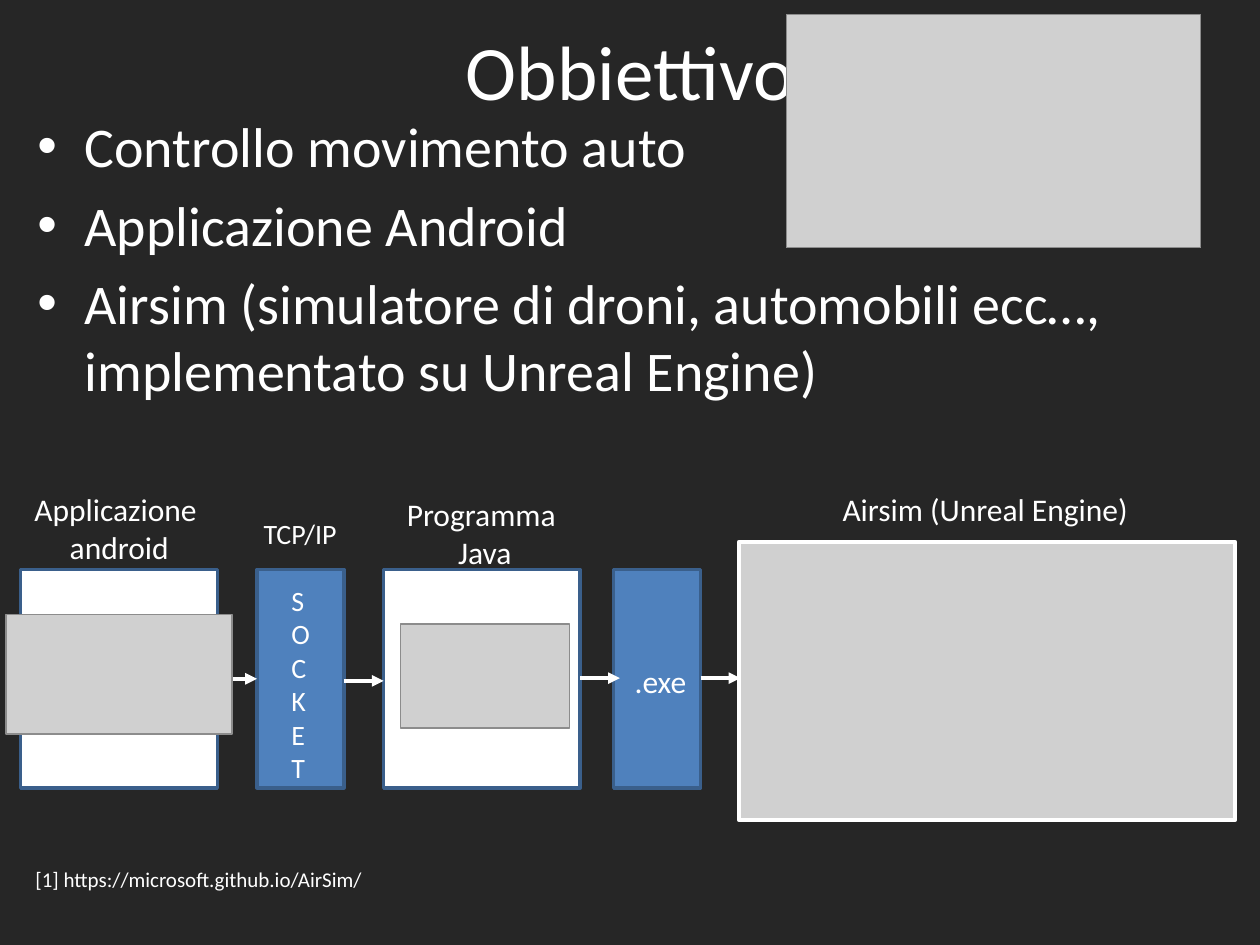
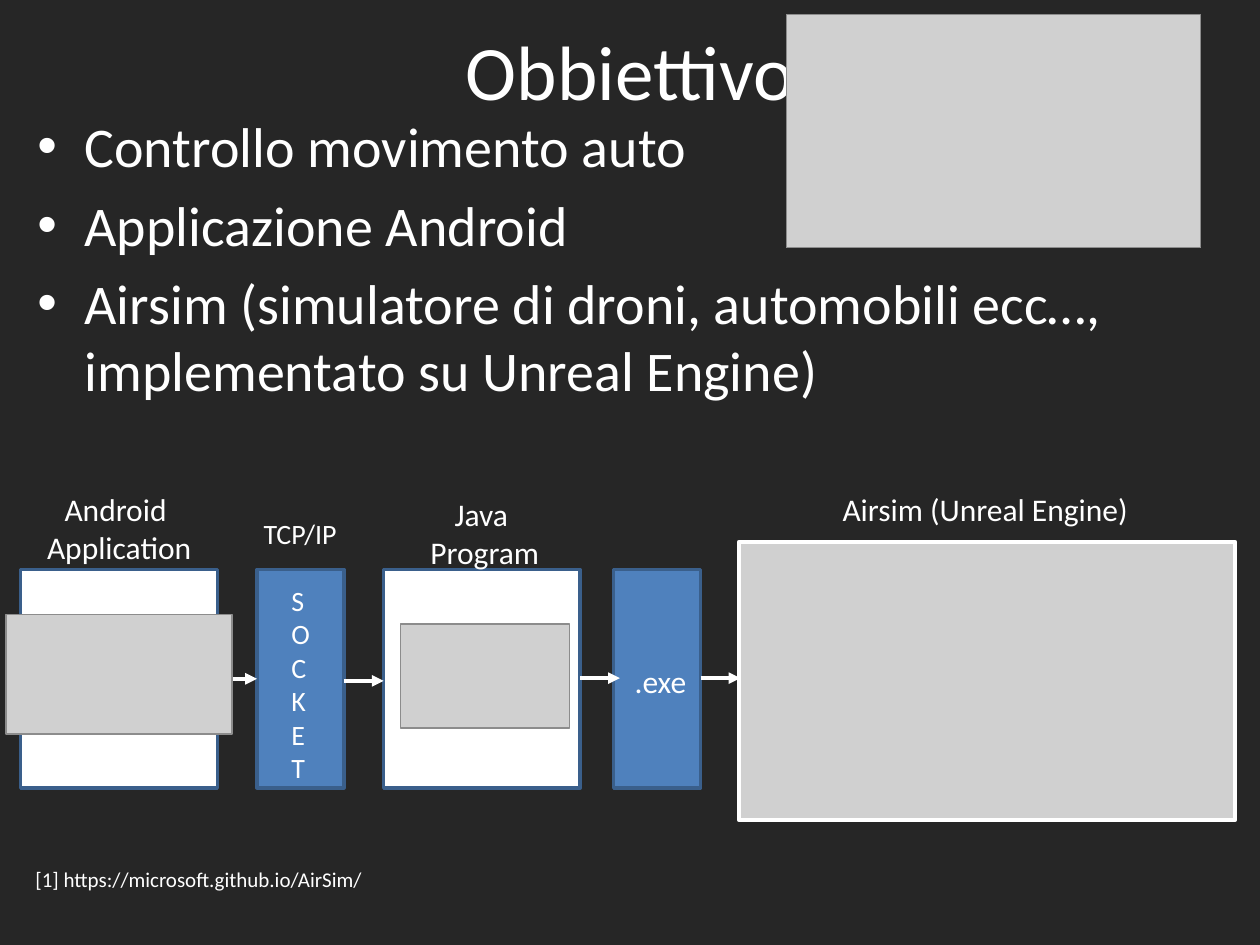
Before and after one commit to ETS-Android1/AirSim_Control_Car, a slide deck: slide 2 of presentazione.pptx. Drawn at 1260x945 pixels with LibreOffice and Linux fonts; fonts in the diff are those of the drawing; grey boxes stand for pictures. Boxes give left, top, right and bottom in pixels: in the first picture for what was removed or moved away, otherwise in the second. Text is boxed around its words. In the diff, an @@ line names an element or a change of style, - is before the commit and + after.

```diff
--- a/presentazione.pptx
+++ b/presentazione.pptx
@@ text at box(47, 499, 191, 564): text changed @@
-Applicazione
-android
+Android
+Application
@@ text at box(407, 505, 556, 532): paragraph removed @@
-Programma
@@ text "Java": place and size @@
-text "Java" at box(407, 505, 556, 572)
+text "Java" at box(430, 505, 539, 572)
@@ text at box(430, 543, 539, 572): paragraph added @@
+Program
```
Also in this commit, not shown: 6 other files.
